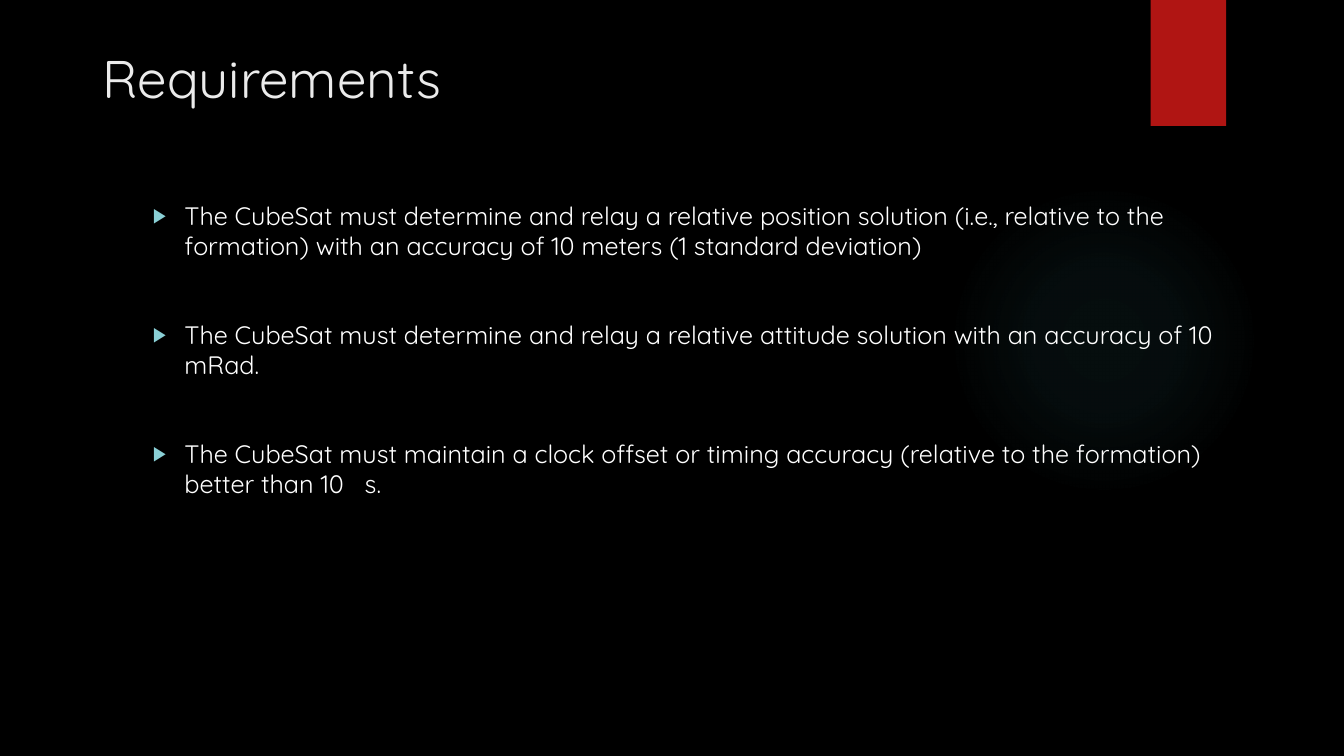
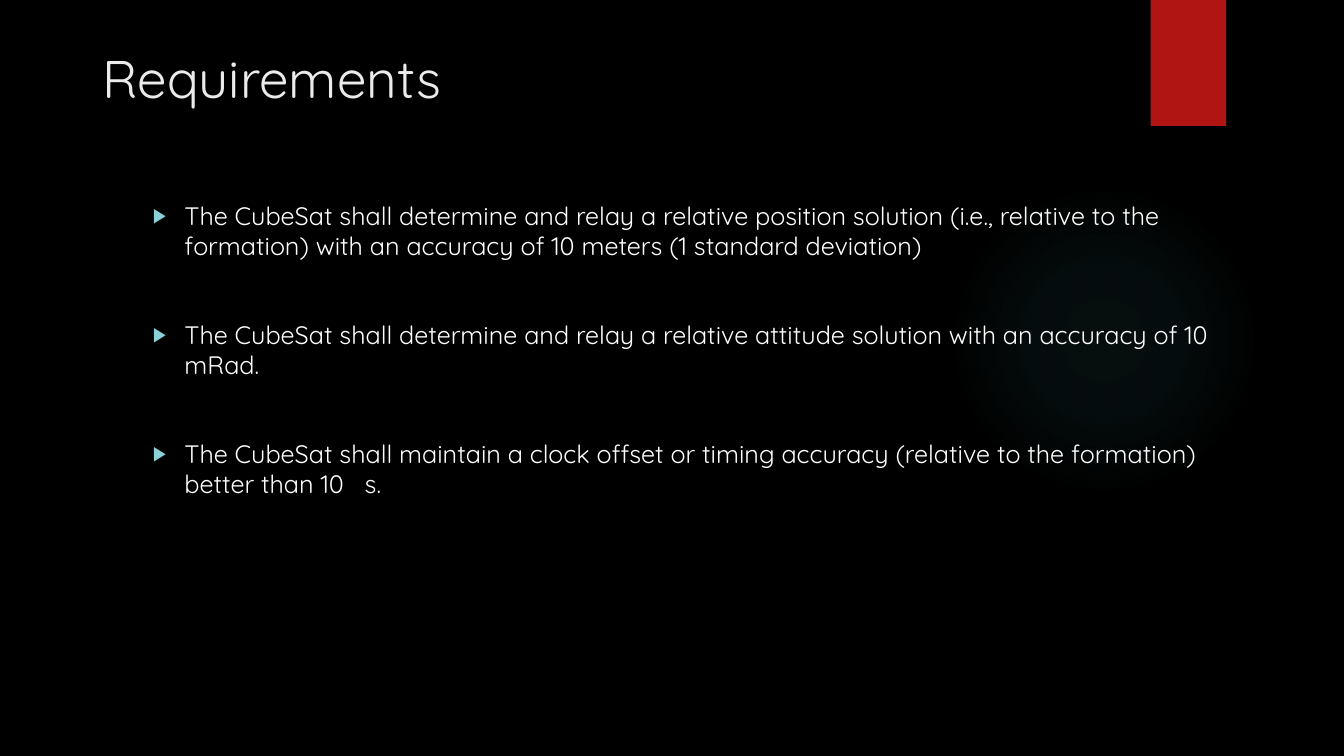
Before and after one commit to HASP-UMN/CubeSat, a slide deck: slide 3 of Presentations/CDR_Presentation.pptx (slide 2 before the commit). Drawn at 1344x756 pixels with LibreOffice and Linux fonts; fonts in the diff are those of the drawing; background and template pictures are left out. Boxes give left, top, right and bottom in pixels: in the first picture for what was removed or moved away, otherwise in the second. Text is boxed around its words. In the diff, an @@ line names an element or a change of style, - is before the commit and + after.

Commit message:
shall, not must

```diff
--- a/Presentations/CDR_Presentation.pptx
+++ b/Presentations/CDR_Presentation.pptx
@@ text at [184, 206, 1207, 494]: text changed @@
-  ▶ The CubeSat must determine and relay a relative position solution (i.e., relative to the formation) with an accuracy of 10 meters (1 standard deviation)
-  ▶ The CubeSat must determine and relay a relative attitude solution with an accuracy of 10 mRad.
-  ▶ The CubeSat must maintain a clock offset or timing accuracy (relative to the formation) better than 10 µs.
+  ▶ The CubeSat shall determine and relay a relative position solution (i.e., relative to the formation) with an accuracy of 10 meters (1 standard deviation)
+  ▶ The CubeSat shall determine and relay a relative attitude solution with an accuracy of 10 mRad.
+  ▶ The CubeSat shall maintain a clock offset or timing accuracy (relative to the formation) better than 10 µs.
```
Also in this commit, not shown: 1 other slide changed.
